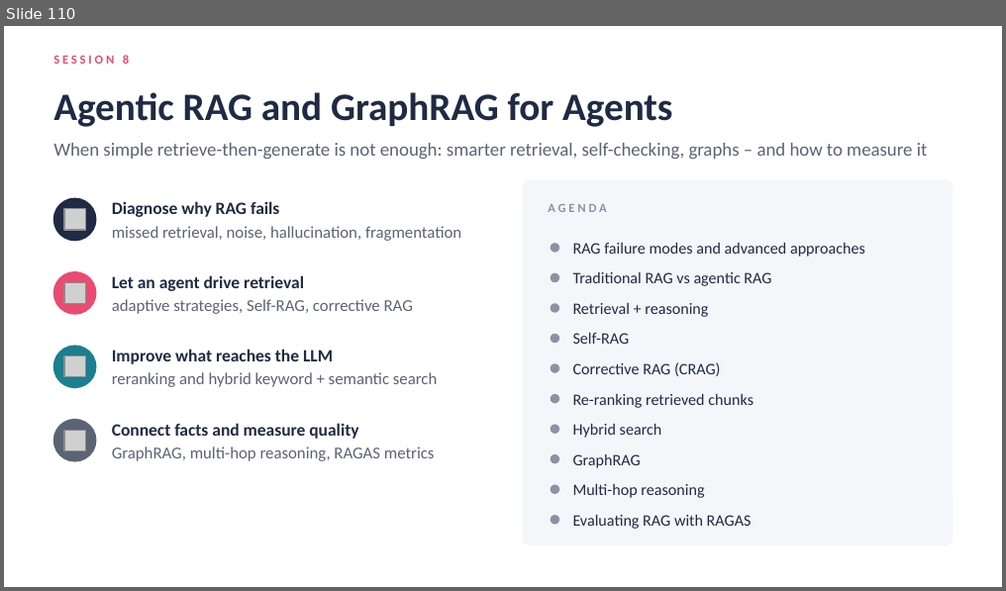
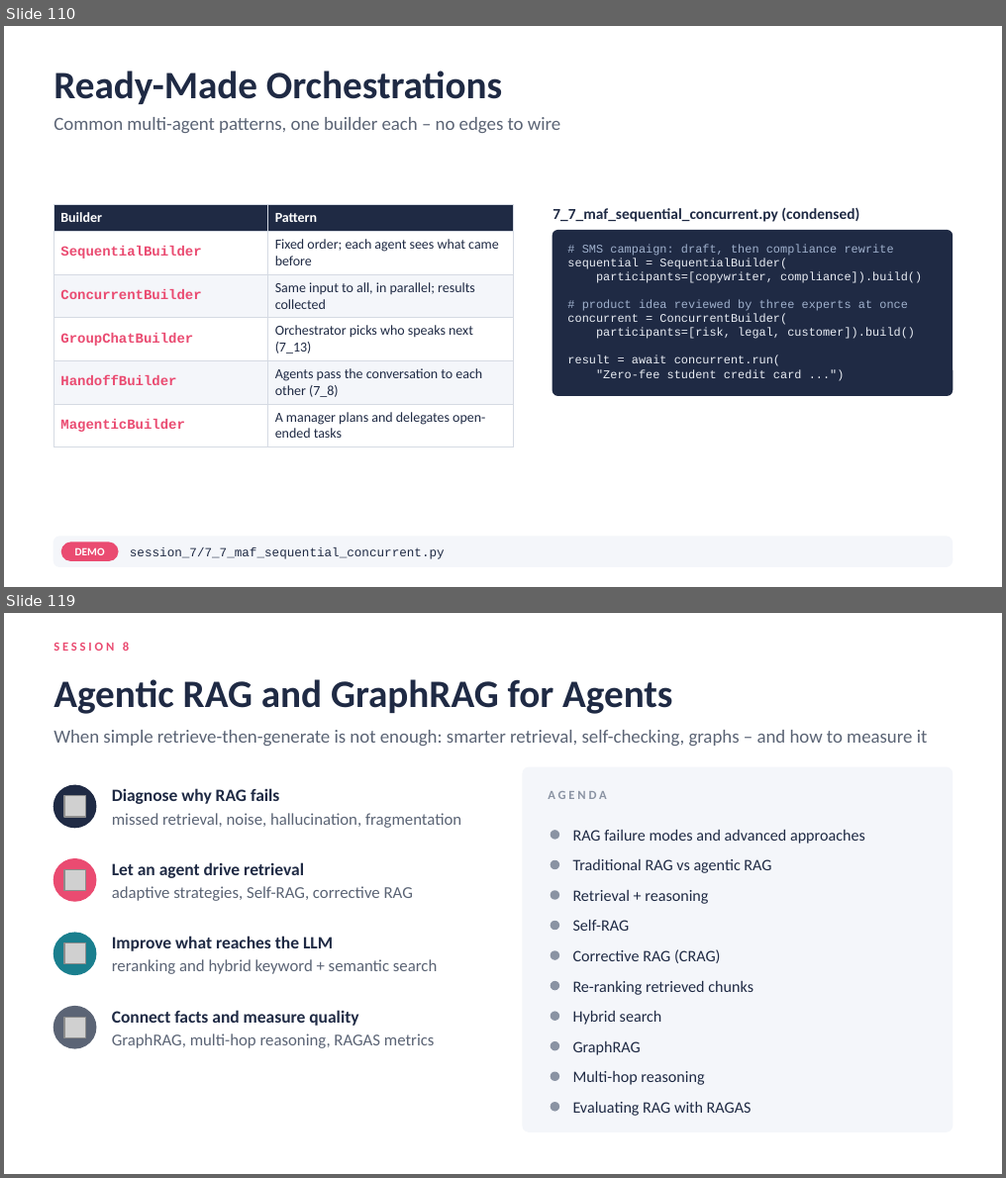
Before and after one commit to atulkahatecdac/agenticai, a slide deck: 16_PGP-Agentic/PGP_Agentic_AI.pptx. Shown one above the other, each under a label of ours: slide 110 before the commit, slides 110 and 119 after it; the slides between them are not shown. The pictures are 1006x591 and 1006x1178 pixels, drawn with LibreOffice and Linux fonts; fonts in the diff are those of the drawing; grey boxes stand for pictures. Boxes give left, top, right and bottom in pixels: in the first picture for what was removed or moved away, otherwise in the second. Text is boxed around its words. In the diff, an @@ line names an element or a change of style, - is before the commit and + after.

```diff
--- a/16_PGP-Agentic/PGP_Agentic_AI.pptx
+++ b/16_PGP-Agentic/PGP_Agentic_AI.pptx
@@ slide 110 added at bbox=[4, 26, 1002, 587], background #FFFFFF @@
@@ title added at bbox=[54, 71, 502, 104], 28 pt, text #1F2A44, bold @@
+Ready-Made Orchestrations
@@ text added at bbox=[54, 117, 560, 133], 13.5 pt, text #5B6475 @@
+Common multi-agent patterns, one builder each – no edges to wire
@@ table added at bbox=[54, 204, 513, 442], 6 rows, 2 columns @@
+Builder | Pattern
+SequentialBuilder | Fixed order; each agent sees what came before
+ConcurrentBuilder | Same input to all, in parallel; results collected
+GroupChatBuilder | Orchestrator picks who speaks next (7_13)
+HandoffBuilder | Agents pass the conversation to each other (7_8)
+MagenticBuilder | A manager plans and delegates open-ended tasks
@@ text added at bbox=[552, 207, 859, 222], 11 pt, text #1F2A44, bold @@
+7_7_maf_sequential_concurrent.py (condensed)
@@ rounded rectangle added at bbox=[552, 231, 952, 395], fill #1F2A44, outline #1F2A44 1 pt @@
@@ text added at bbox=[567, 245, 922, 378], 8.5 pt, text #E8ECF3 @@
+# SMS campaign: draft, then compliance rewrite
+sequential = SequentialBuilder(
+participants=[copywriter, compliance]).build()
+# product idea reviewed by three experts at once
+concurrent = ConcurrentBuilder(
+participants=[risk, legal, customer]).build()
+result = await concurrent.run(
+"Zero-fee student credit card ...")
@@ rounded rectangle added at bbox=[54, 537, 952, 567], fill #F4F6FA, outline #F4F6FA 1 pt @@
@@ rounded rectangle added at bbox=[61, 543, 118, 561], fill #EA4B71, outline #EA4B71 1 pt @@
@@ text added at bbox=[75, 548, 105, 556], 8 pt, text #FFFFFF, bold @@
+DEMO
@@ text added at bbox=[130, 548, 445, 560], 9 pt, text #1F2A44 @@
+session_7/7_7_maf_sequential_concurrent.py
@@ what was slide 110 is now slide 119 @@
```
Also in this commit, not shown: 4 slides changed, 18 other slides added, 10 slides removed, 31 other files.
